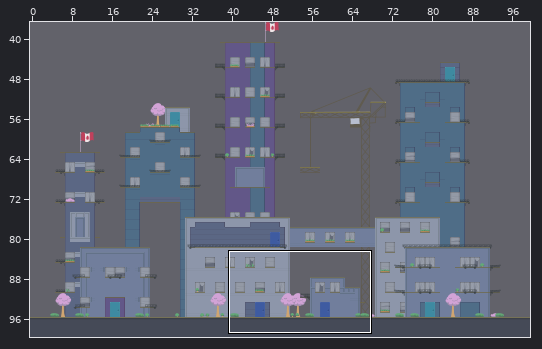
Two states of a Tiled map (JSON), public/assets/maps/city.json. The picture above shows the old version from afar; the outline marks the close-up.
Close-up. First the earlier version:
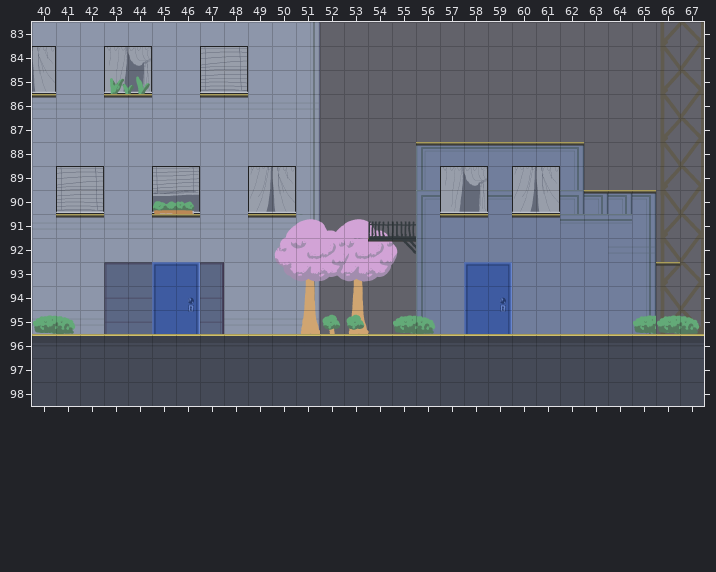
Cells are 100x100 px. Shown: x 40..67, y 83..98. The commit also changed other parts of the map, which this record leaves out.
After the commit:
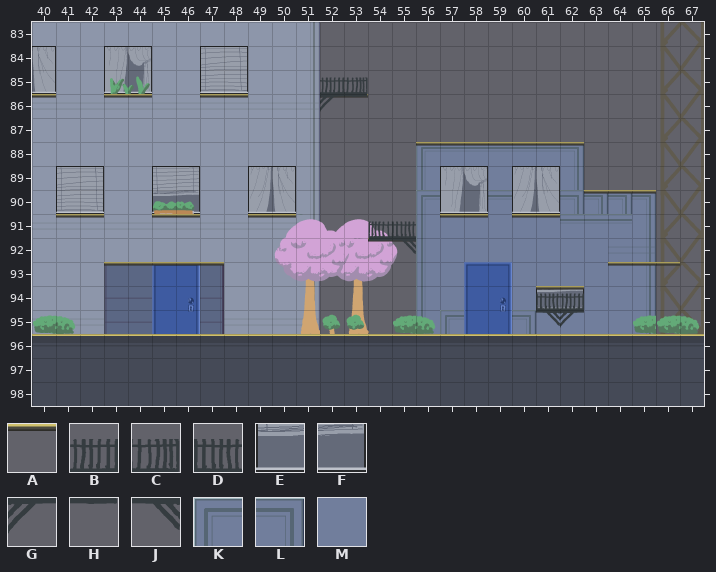
Key: from "tileset_buildings": A 10, B 137, C 138, D 140, E 170, F 171, G 177, H 178, J 180, K 203, L 205, M 244.
_ is an empty cell.
The exact change:
Layer "Background Tiles":
Tile E replaces tile M in row 94 at x 61.
Tile F replaces tile M in row 94 at x 62.
Tile K replaces tile M in row 95 at x 57.
Tile L replaces tile M in row 95 at x 60.
Layer "Foreground Tiles":
Tile A is added in row 86 at x 52 to 53; in row 93 at x 43 to 47 and 64 to 65; in row 94 at x 61 to 62.
Layer "Overlay Tiles":
Tile B is added in row 85 at x 52; in row 94 at x 62.
Tile C is added in row 85 at x 53.
Tile D is added in row 94 at x 61.
Tile G is added in row 86 at x 52; in row 95 at x 62.
Tile H is added in row 86 at x 53.
Tile J is added in row 95 at x 61.
Where, in picture pixels (left, top, right, bottom), the same in both close-ups:
added: (320, 77, 368, 112)
added: (104, 262, 224, 266)
added: (608, 262, 656, 266)
changed: (512, 286, 584, 334)
changed: (440, 310, 464, 334)
